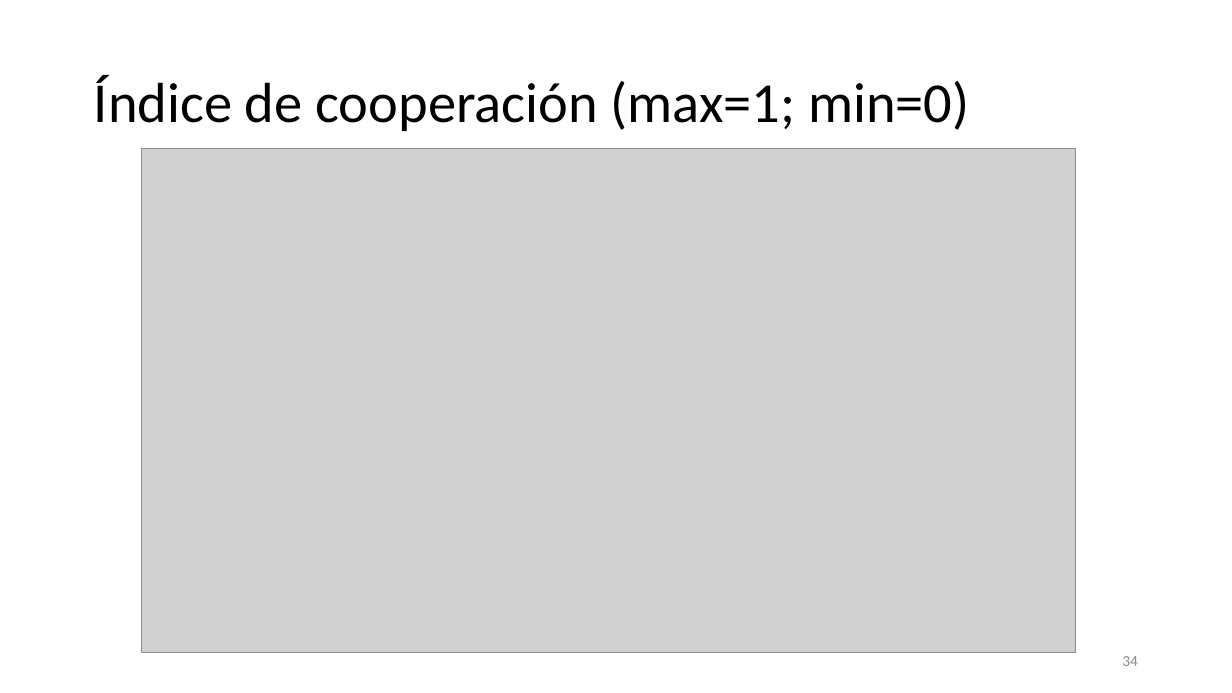
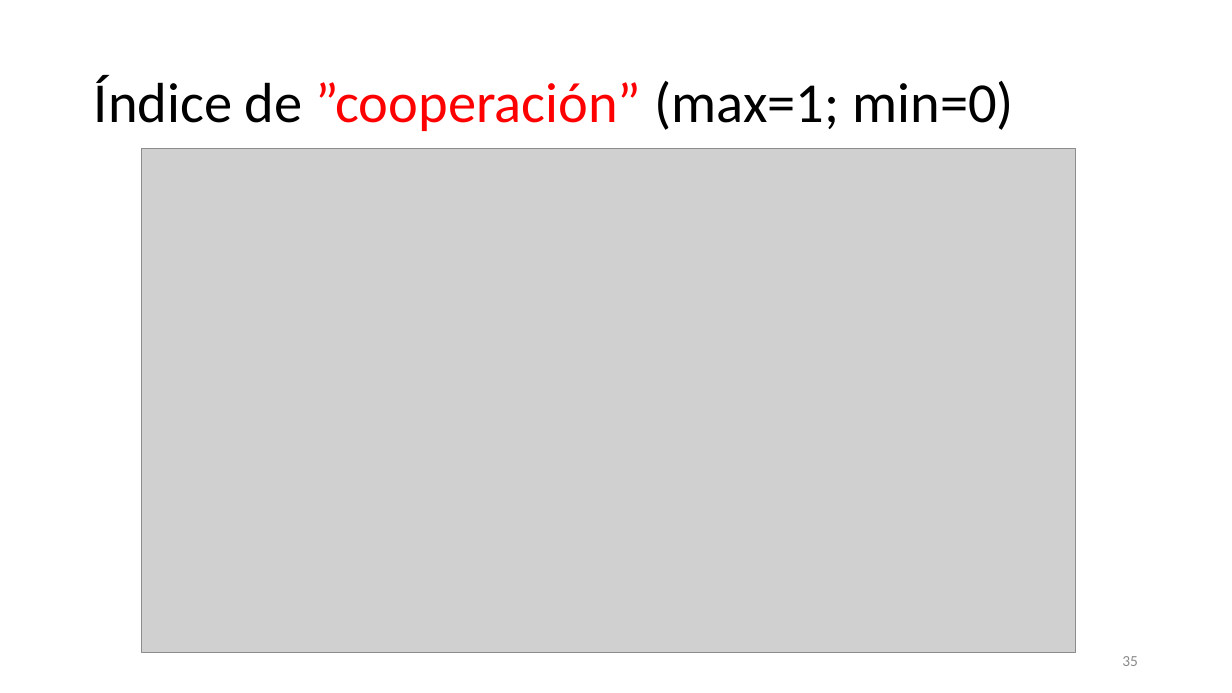
Before and after one commit to Slendercoder/DatosDLL, a slide deck: slide 35 of 12-16-18-23-27-sept-2019/Analysis/Colaboración, uso del lenguaje y comprensión.pptx (slide 34 before the commit). Drawn at 1232x693 pixels with LibreOffice and Linux fonts; fonts in the diff are those of the drawing; grey boxes stand for pictures. Boxes give left, top, right and bottom in pixels: in the first picture for what was removed or moved away, otherwise in the second. Text is boxed around its words. In the diff, an @@ line names an element or a change of style, - is before the commit and + after.

```diff
--- a/12-16-18-23-27-sept-2019/Analysis/Colaboración, uso del lenguaje y comprensión.pptx
+++ b/12-16-18-23-27-sept-2019/Analysis/Colaboración, uso del lenguaje y comprensión.pptx
@@ title at (x1=94, y1=75, x2=1013, y2=131): text changed @@
-Índice de cooperación (max=1; min=0)
+Índice de ”cooperación” (max=1; min=0)
@@ page number at (x1=1122, y1=656, x2=1138, y2=666): text changed @@
-34
+35
```
Also in this commit, not shown: 2 other slides changed, 2 slides added, 5 other files.
